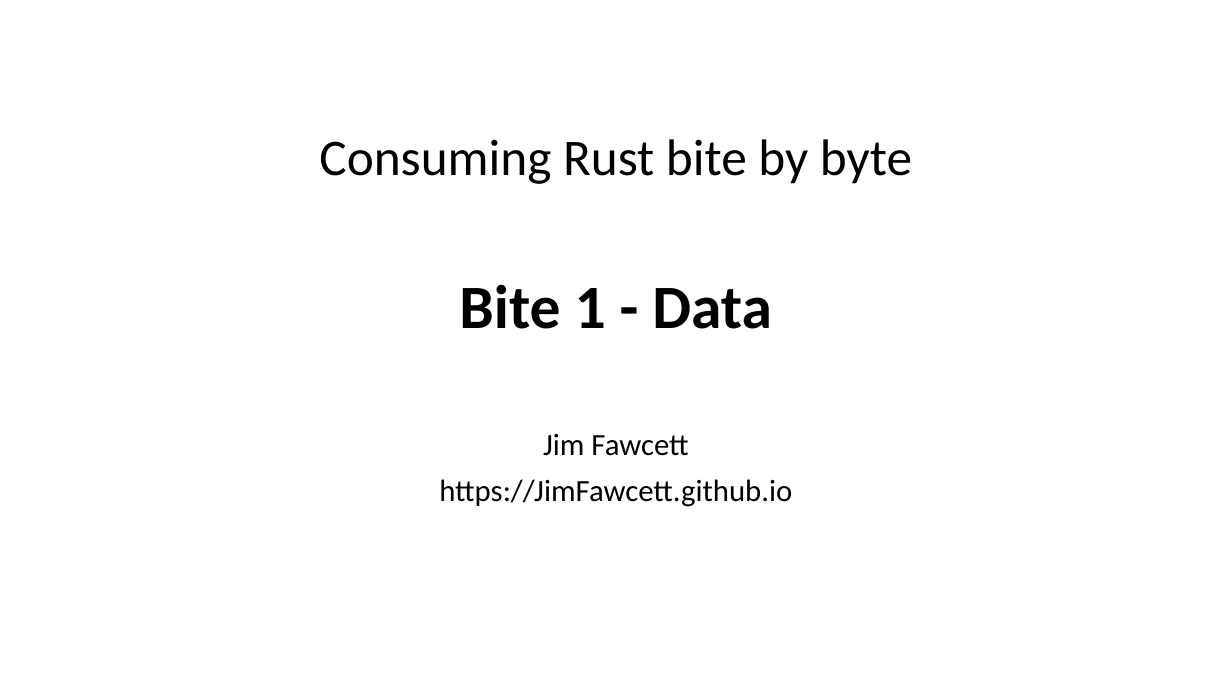
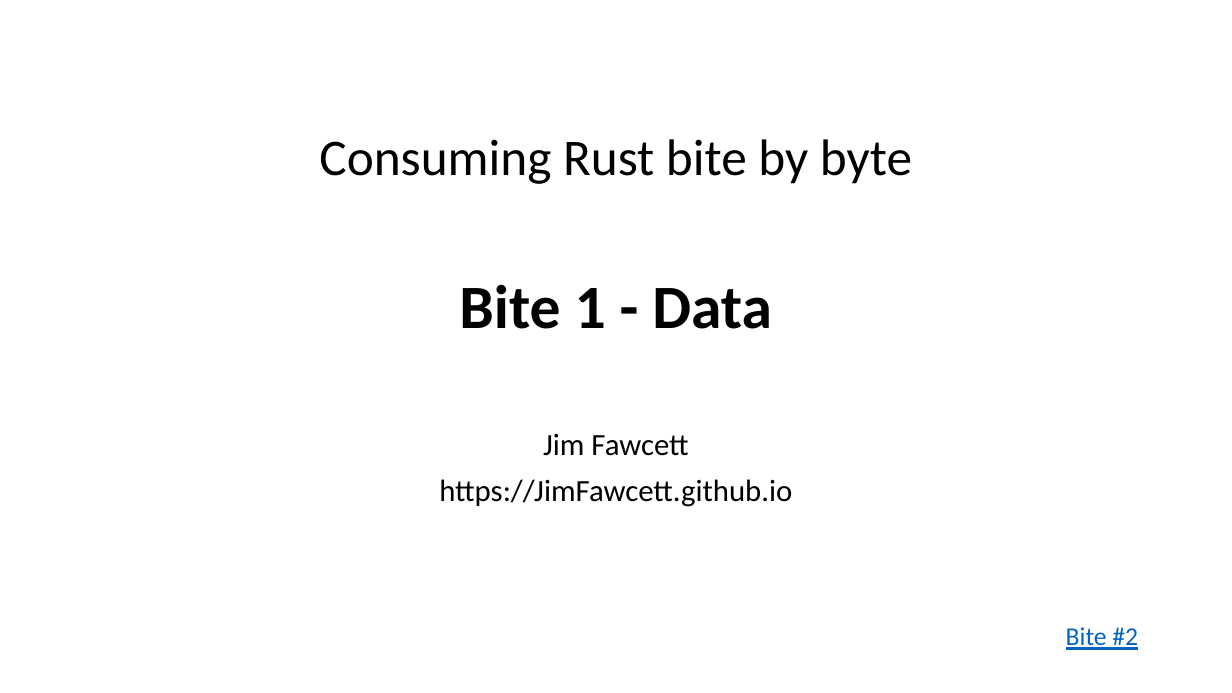
Before and after one commit to JimFawcett/JimFawcett.github.io, a slide deck: slide 1 of Resources/ConsumingRustBite1.pptx. Drawn at 1232x693 pixels with LibreOffice and Linux fonts; fonts in the diff are those of the drawing. Boxes give left, top, right and bottom in pixels: in the first picture for what was removed or moved away, otherwise in the second. Text is boxed around its words. In the diff, an @@ line names an element or a change of style, - is before the commit and + after.

```diff
--- a/Resources/ConsumingRustBite1.pptx
+++ b/Resources/ConsumingRustBite1.pptx
@@ text added at bbox=[1066, 627, 1138, 650], 20 pt, text #0563C1, underline @@
+Bite #2
```
Also in this commit, not shown: 4 other files.
